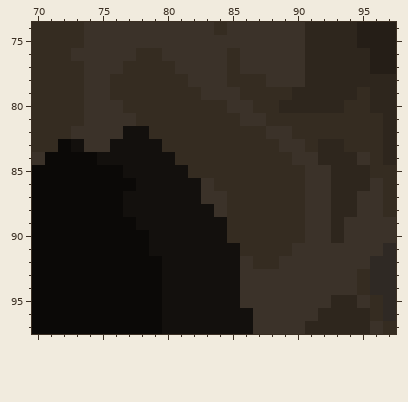
A pixel-art file gets an edit: src/rooms/glade/stump_exterior.aseprite. Above is the file before it was changed.
124x124 pixels, 1 frame. Colours within 5 levels of each other are drawn and written as one. Shown: x 70..97, y 74..97.
Once edited:
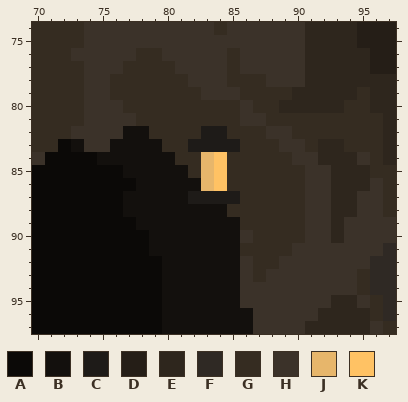
Palette (. is transparent): A #0b0907  B #13100d  C #1e1b18  D #251e17  E #2e261d  F #2f2924  G #352c21  H #3b3229  J #e7b66b  K #ffc264
What changed:
Changed rows in their new state; - is an unchanged pixel.
Layer "shade":
first column x 82:
80 ---G--
82 -CC---
83 CCCC--
84 -JK---
85 -JK---
86 -JK---
87 CCCC--
88 --B---
89 ---B--
90 ---BH-
93 -----G
Where, in picture pixels (left, top, right, bottom), the same in both pictures:
changed: (188, 100, 266, 282)
